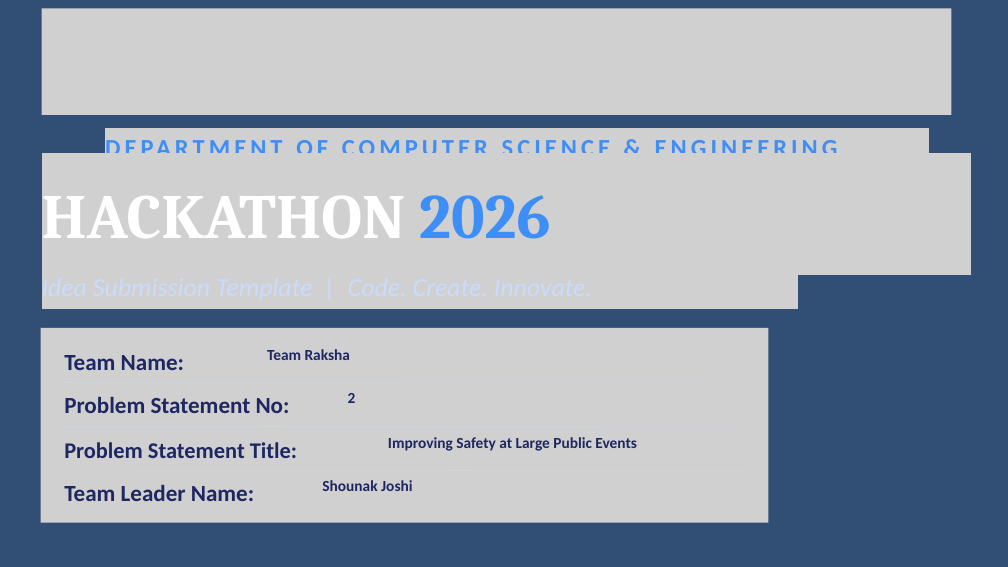
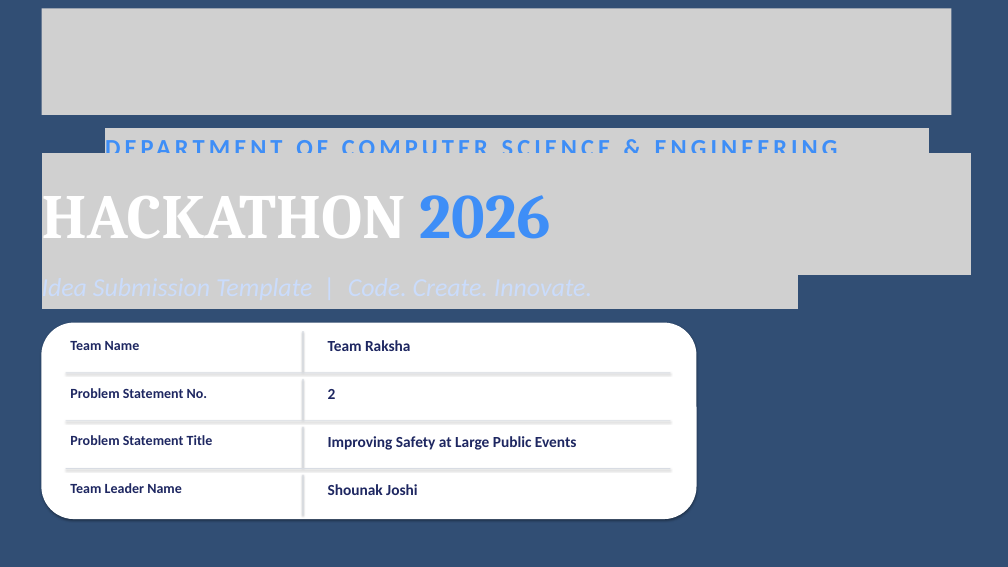
Before and after one commit to shounakjoshi88-a11y/raksha-crowd-safety-hackathon, a slide deck: slide 1 of deck/Raksha_Hackathon2026_Simplified.pptx. Drawn at 1008x567 pixels with LibreOffice and Linux fonts; fonts in the diff are those of the drawing; grey boxes stand for pictures. Boxes give left, top, right and bottom in pixels: in the first picture for what was removed or moved away, otherwise in the second. Text is boxed around its words. In the diff, an @@ line names an element or a change of style, - is before the commit and + after.

Commit message:
fix: judge-proof privacy cards, honest numbers, alarm-response impact panel, clean title card

```diff
--- a/deck/Raksha_Hackathon2026_Simplified.pptx
+++ b/deck/Raksha_Hackathon2026_Simplified.pptx
@@ picture removed at (x1=41, y1=328, x2=769, y2=523) @@
@@ rounded rectangle added at (x1=41, y1=323, x2=697, y2=519), fill #FFFFFF @@
@@ picture removed at (x1=64, y1=346, x2=291, y2=382) @@
@@ picture removed at (x1=64, y1=343, x2=291, y2=382) @@
@@ text at (x1=70, y1=341, x2=140, y2=350): text changed; size 33 to 20 pt @@
-Team Name:
+Team Name
@@ rectangle added at (x1=302, y1=331, x2=304, y2=371), fill #D8DCE3 @@
@@ text "Team Raksha" moved from (x1=267, y1=349, x2=350, y2=360) to (x1=328, y1=340, x2=410, y2=351) @@
@@ line removed from (64, 383) to (745, 383) @@
@@ picture removed at (x1=64, y1=389, x2=291, y2=425) @@
@@ picture removed at (x1=64, y1=387, x2=291, y2=425) @@
@@ rectangle added at (x1=66, y1=372, x2=670, y2=373), fill #D8DCE3 @@
@@ text at (x1=70, y1=388, x2=208, y2=398): text changed; size 33 to 20 pt @@
-Problem Statement No:
+Problem Statement No.
@@ rectangle added at (x1=302, y1=379, x2=304, y2=419), fill #D8DCE3 @@
@@ text "2" moved from (x1=348, y1=393, x2=356, y2=403) to (x1=328, y1=389, x2=336, y2=399) @@
@@ line removed from (64, 426) to (745, 427) @@
@@ picture removed at (x1=64, y1=435, x2=314, y2=471) @@
@@ picture removed at (x1=64, y1=432, x2=314, y2=471) @@
@@ vertical alignment middle to top in 4 elements at (x1=70, y1=483, x2=182, y2=493), (x1=70, y1=388, x2=208, y2=398), (x1=70, y1=341, x2=140, y2=350), (x1=70, y1=435, x2=213, y2=445) @@
@@ rectangle added at (x1=66, y1=420, x2=670, y2=421), fill #D8DCE3 @@
@@ text at (x1=70, y1=435, x2=213, y2=445): text changed; size 32 to 20 pt @@
-Problem Statement Title:
+Problem Statement Title
@@ rectangle added at (x1=302, y1=427, x2=304, y2=467), fill #D8DCE3 @@
@@ text "Improving Safety at Large Public ..." moved from (x1=388, y1=437, x2=637, y2=451) to (x1=328, y1=436, x2=577, y2=450) @@
@@ line removed from (64, 470) to (745, 471) @@
@@ picture removed at (x1=64, y1=477, x2=291, y2=513) @@
@@ picture removed at (x1=64, y1=474, x2=291, y2=513) @@
@@ rectangle added at (x1=66, y1=468, x2=670, y2=469), fill #D8DCE3 @@
@@ rectangle added at (x1=302, y1=475, x2=304, y2=515), fill #D8DCE3 @@
@@ text "Shounak Joshi" moved from (x1=322, y1=480, x2=412, y2=491) to (x1=328, y1=484, x2=417, y2=495) @@
@@ text at (x1=70, y1=483, x2=182, y2=493): text changed; size 33 to 20 pt @@
-Team Leader Name:
+Team Leader Name
```
Also in this commit, not shown: 4 other slides changed, 1 other file.
